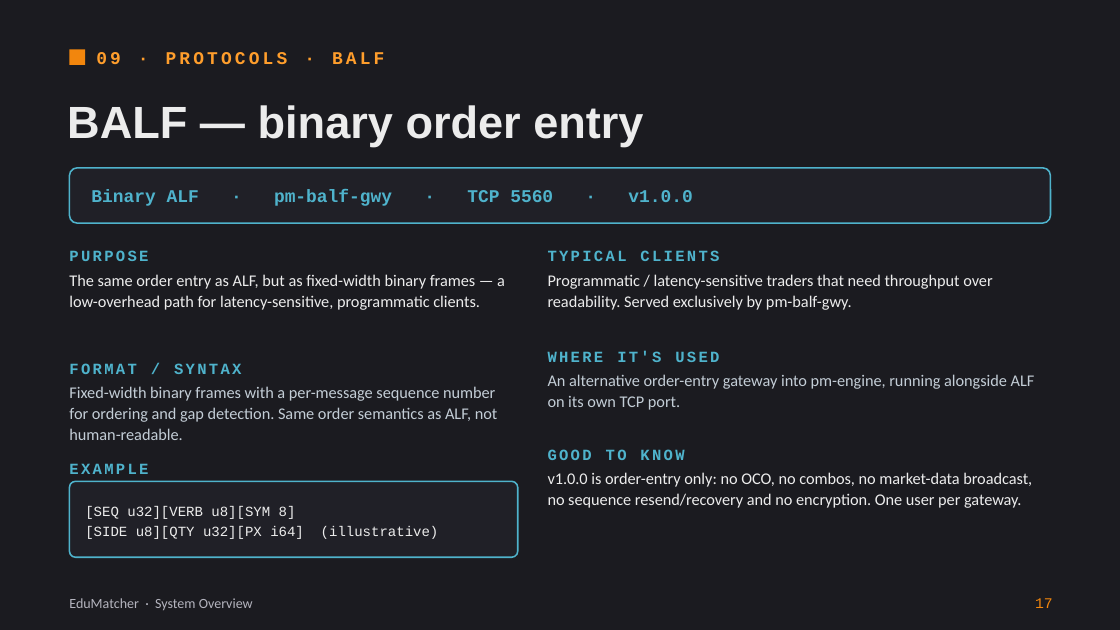
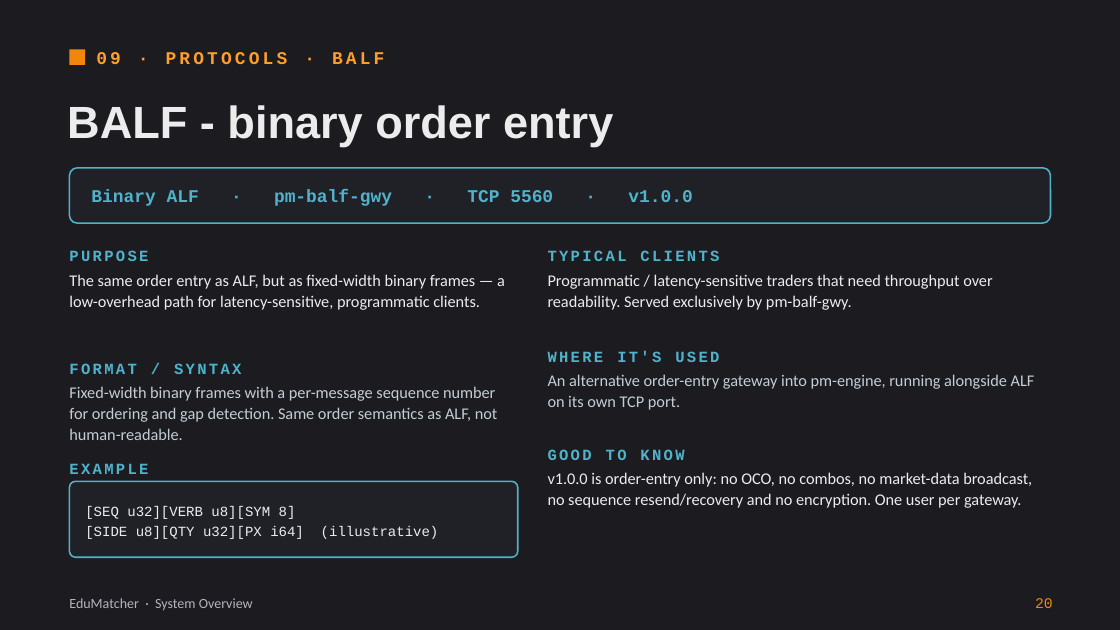
Before and after one commit to johan162/EduMatcher, a slide deck: slide 20 of docs/presentations/introduction-to-edumatcher.pptx (slide 17 before the commit). Drawn at 1120x630 pixels with LibreOffice and Linux fonts; fonts in the diff are those of the drawing. Boxes give left, top, right and bottom in pixels: in the first picture for what was removed or moved away, otherwise in the second. Text is boxed around its words. In the diff, an @@ line names an element or a change of style, - is before the commit and + after.

```diff
--- a/docs/presentations/introduction-to-edumatcher.pptx
+++ b/docs/presentations/introduction-to-edumatcher.pptx
@@ title at <box>67,105,613,147</box>: text changed @@
-BALF — binary order entry
+BALF - binary order entry
@@ text at <box>1035,598,1053,608</box>: text changed @@
-17
+20
```
Also in this commit, not shown: 29 other slides changed, 3 slides added.
